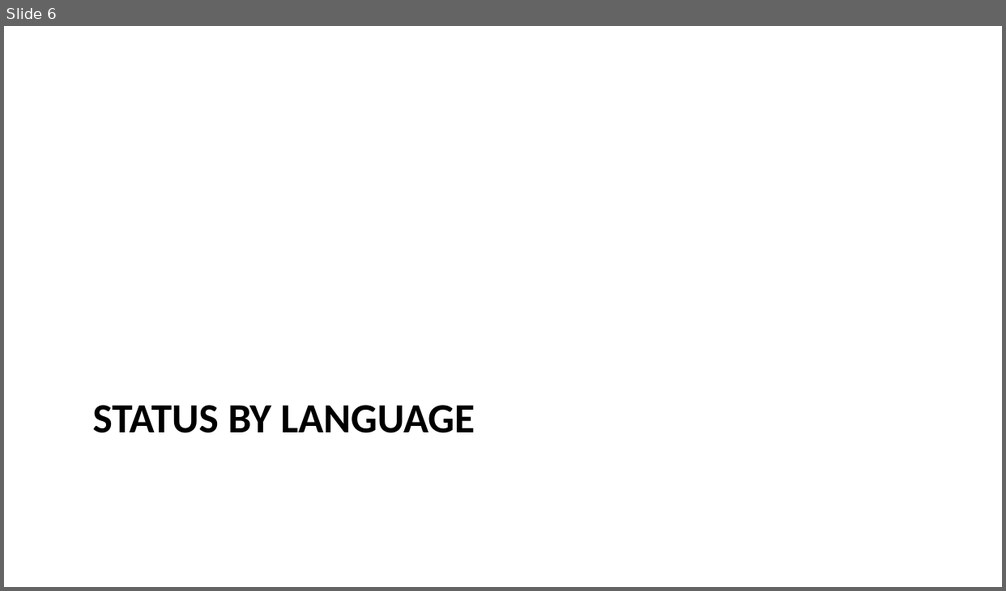
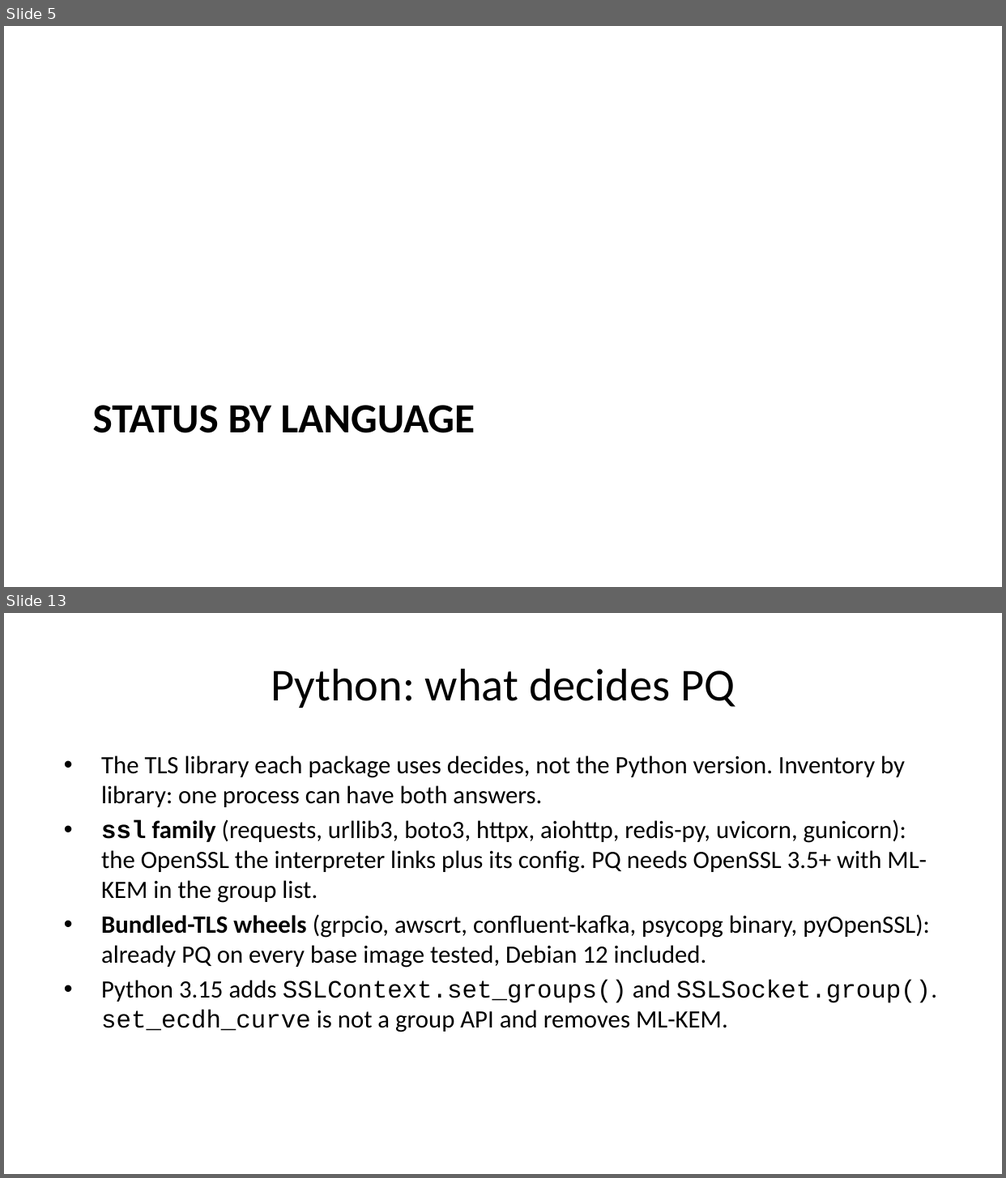
Before and after one commit to moolivkkr/PQC, a slide deck: PQC-Summary.pptx. Shown one above the other, each under a label of ours: slide 6 before the commit, slides 5 and 13 after it; the slides between them are not shown. The pictures are 1006x591 and 1006x1178 pixels, drawn with LibreOffice and Linux fonts; fonts in the diff are those of the drawing. Boxes give left, top, right and bottom in pixels: in the first picture for what was removed or moved away, otherwise in the second. Text is boxed around its words. In the diff, an @@ line names an element or a change of style, - is before the commit and + after.

Commit message:
Deck: three detail slides per language and an ALB/NLB slide; smaller body font template so slides fit
- Per language: what decides PQ, versions/compute types and fixes, pitfalls and e2e evidence
- ALB/NLB: listener policy (not the certificate) turns PQ on; backend leg uses the PQ backend policy
- e2e README: LocalStack ALB ignores SslPolicy (probe: 2016-08 listener still negotiated X25519MLKEM768), so no ALB case
- 03-go: ALB-to-target leg uses ELBSecurityPolicy-TLS13-1-0-PQ-2025-09 (AWS docs) instead of 'not confirmed'
- Rebuilt HTML, PDF, DOCX; deck rendered and checked slide by slide

```diff
--- a/PQC-Summary.pptx
+++ b/PQC-Summary.pptx
@@ slide 13 added at bbox=[4, 613, 1002, 1174], background #FFFFFF @@
@@ title added at bbox=[270, 668, 735, 708], 33 pt, text #000000 @@
+Python: what decides PQ
@@ text added at bbox=[101, 756, 937, 1033], 18 pt, text #000000 @@
+• The TLS library each package uses decides, not the Python version. Inventory by library: one process can have both answers.
+• ssl family (requests, urllib3, boto3, httpx, aiohttp, redis-py, uvicorn, gunicorn): the OpenSSL the interpreter links plus its config. PQ needs OpenSSL 3.5+ with ML-KEM in the group list.
+• Bundled-TLS wheels (grpcio, awscrt, confluent-kafka, psycopg binary, pyOpenSSL): already PQ on every base image tested, Debian 12 included.
+• Python 3.15 adds SSLContext.set_groups() and SSLSocket.group(). set_ecdh_curve is not a group API and removes ML-KEM.
@@ what was slide 6 is now slide 5 @@
```
Also in this commit, not shown: 10 slides changed, 17 other slides added, 2 slides removed, 8 other files.
